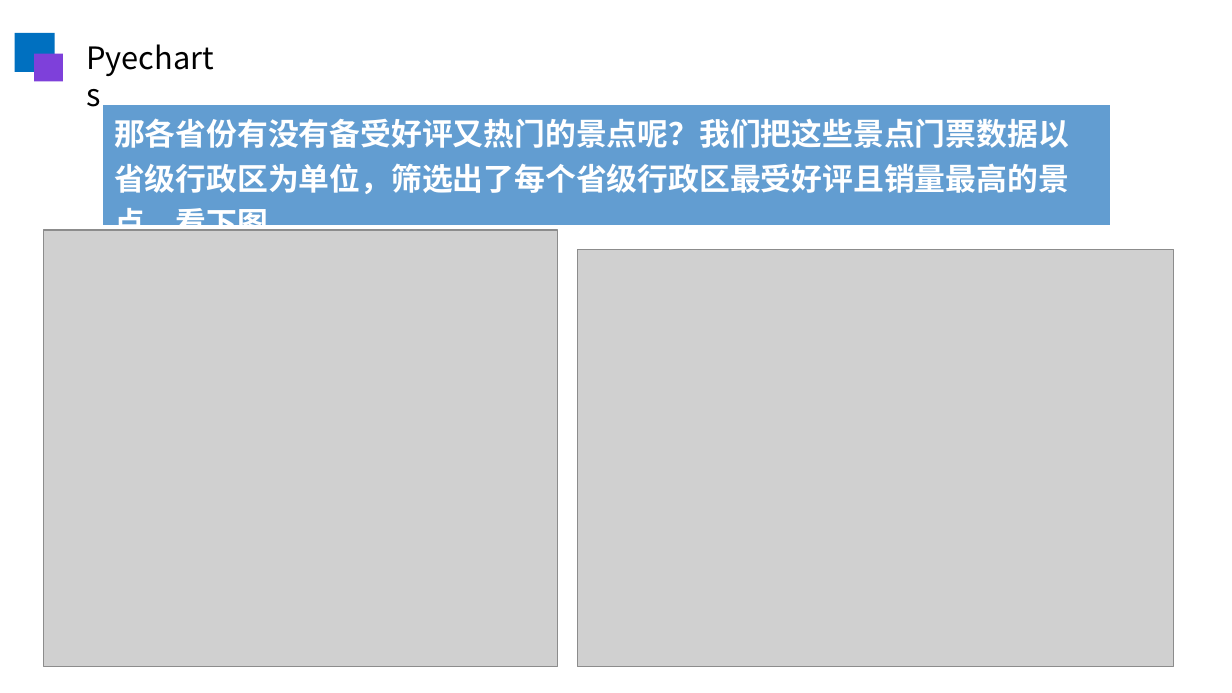
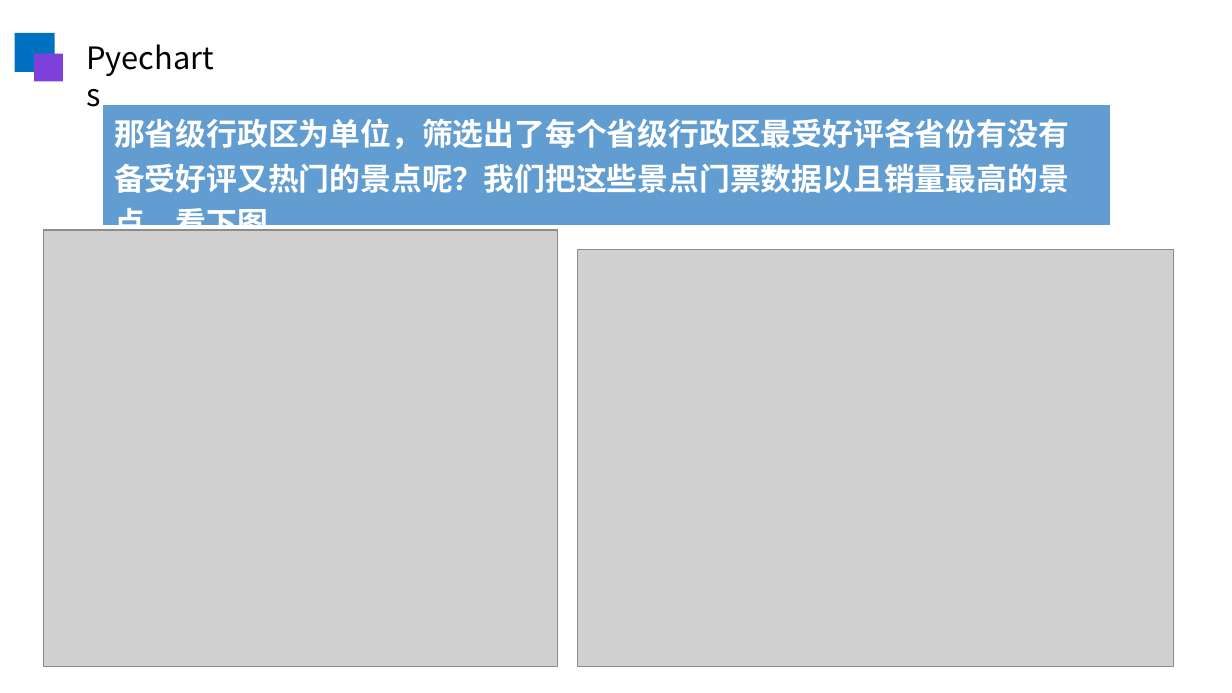
Before and after one commit to fqs-project/fliggy, a slide deck: slide 18 of 飞奇帅组项目介绍.pptx. Drawn at 1232x693 pixels with LibreOffice and Linux fonts; fonts in the diff are those of the drawing; grey boxes stand for pictures. Boxes give left, top, right and bottom in pixels: in the first picture for what was removed or moved away, otherwise in the second. Text is boxed around its words. In the diff, an @@ line names an element or a change of style, - is before the commit and + after.

```diff
--- a/飞奇帅组项目介绍.pptx
+++ b/飞奇帅组项目介绍.pptx
@@ table at (102,103,1111,235) @@
-row 1, column 1: 那各省份有没有备受好评又热门的景点呢？我们把这些景点门票数据以省级行政区为单位，筛选出了每个省级行政区最受好评且销量最高的景点，看下图。
+row 1, column 1: 那省级行政区为单位，筛选出了每个省级行政区最受好评各省份有没有备受好评又热门的景点呢？我们把这些景点门票数据以且销量最高的景点，看下图。
```
Also in this commit, not shown: 1 other slide changed.
